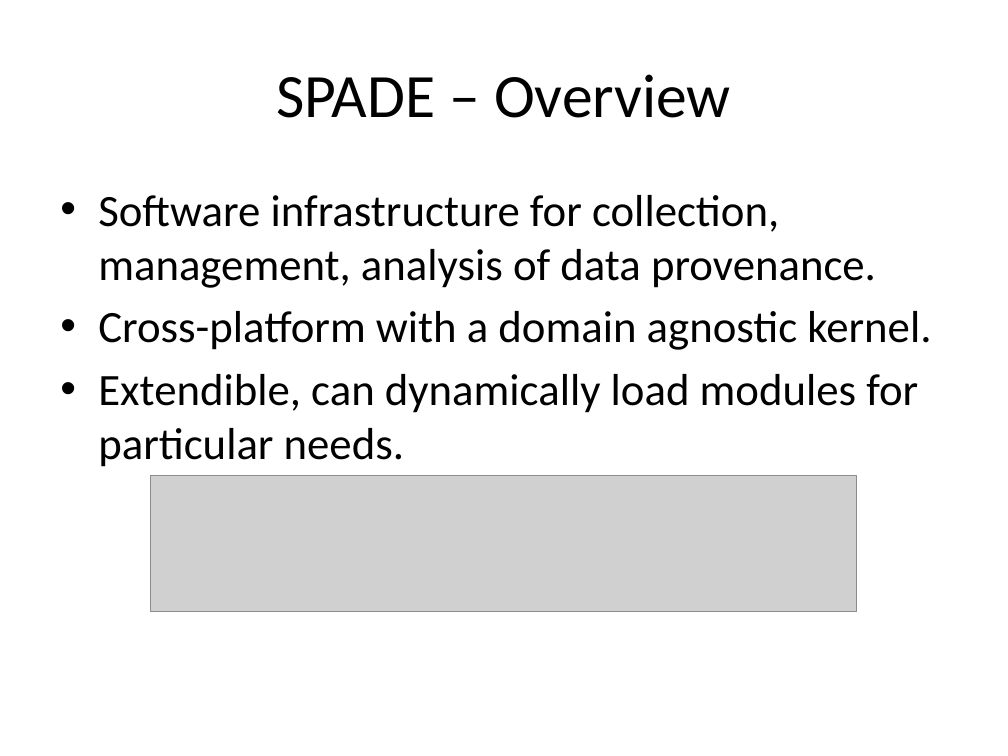
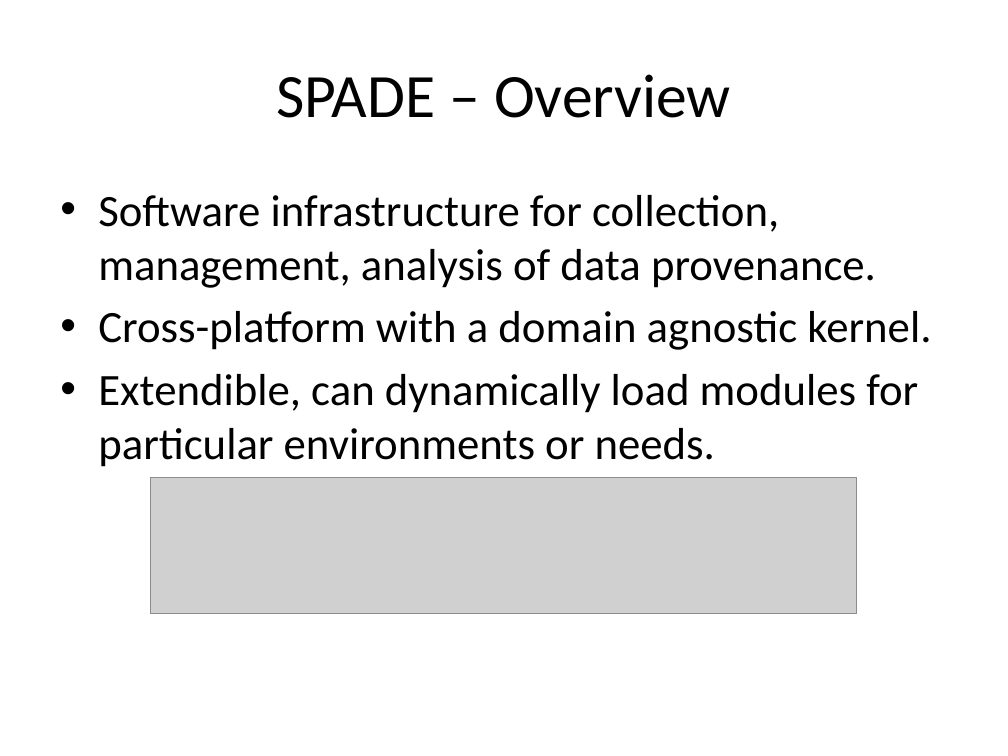
Before and after one commit to ashish-gehani/SPADE, a slide deck: slide 4 of wiki/spade_demo.pptx. Drawn at 1008x756 pixels with LibreOffice and Linux fonts; fonts in the diff are those of the drawing; grey boxes stand for pictures. Boxes give left, top, right and bottom in pixels: in the first picture for what was removed or moved away, otherwise in the second. Text is boxed around its words. In the diff, an @@ line names an element or a change of style, - is before the commit and + after.

```diff
--- a/wiki/spade_demo.pptx
+++ b/wiki/spade_demo.pptx
@@ text at (x1=98, y1=374, x2=918, y2=467): text changed @@
-• Extendible, can dynamically load modules for particular needs.
+• Extendible, can dynamically load modules for particular environments or needs.
```
Also in this commit, not shown: 2 other slides changed.
